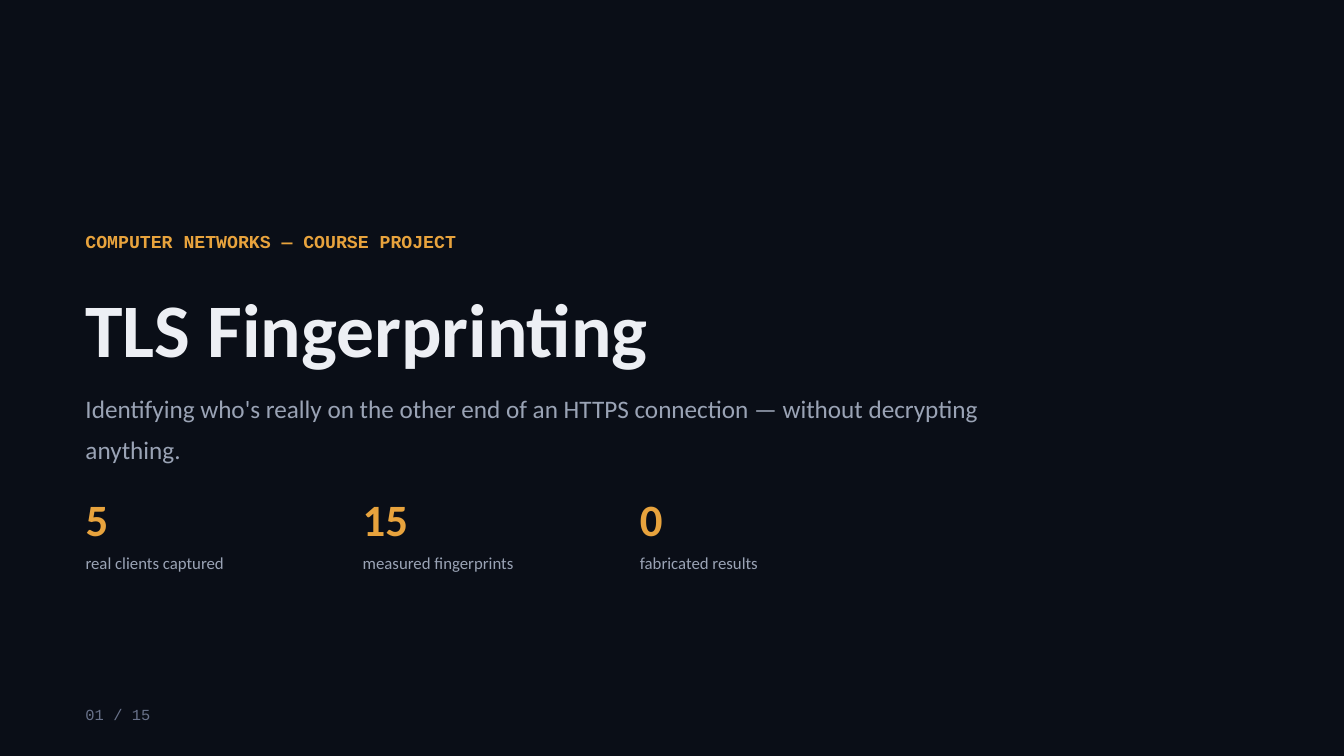
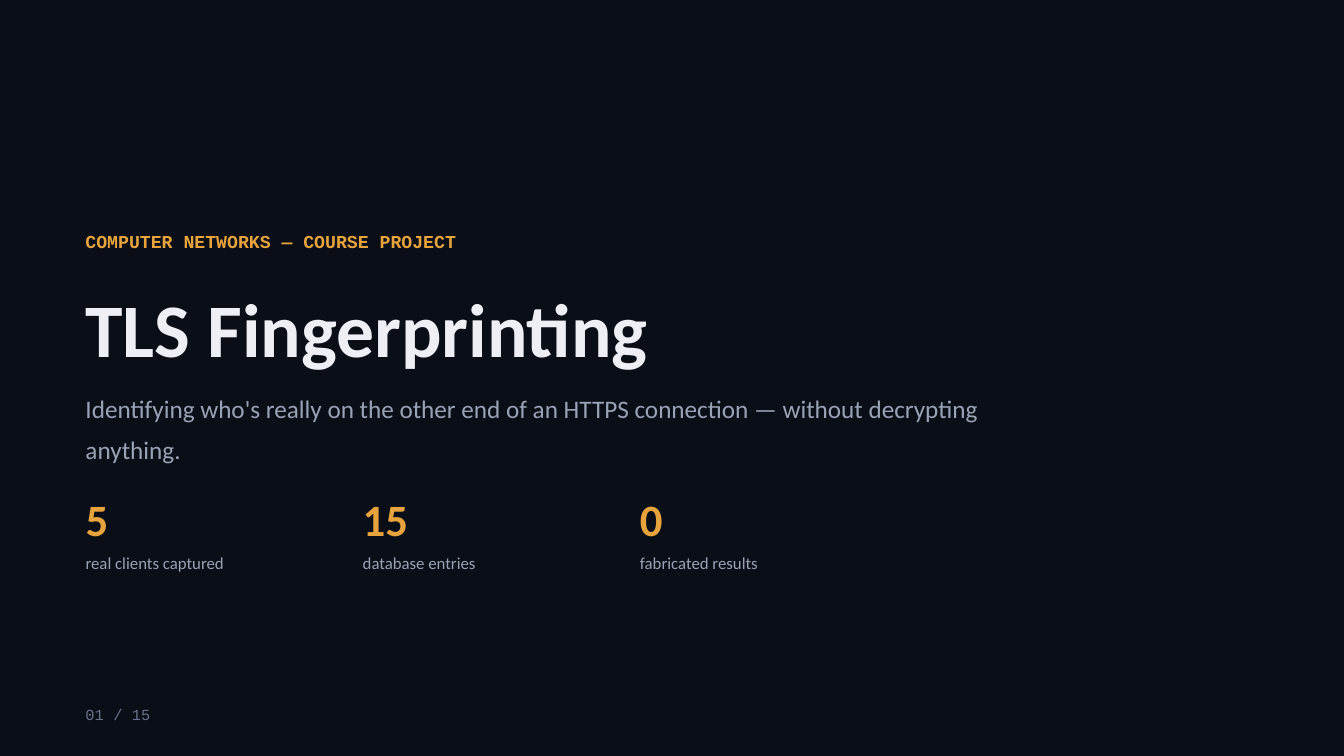
Before and after one commit to YashG1836/TLS_fingerprint_CN, a slide deck: slide 1 of TLS_Fingerprinting_Presentation.pptx. Drawn at 1344x756 pixels with LibreOffice and Linux fonts; fonts in the diff are those of the drawing. Boxes give left, top, right and bottom in pixels: in the first picture for what was removed or moved away, otherwise in the second. Text is boxed around its words. In the diff, an @@ line names an element or a change of style, - is before the commit and + after.

```diff
--- a/TLS_Fingerprinting_Presentation.pptx
+++ b/TLS_Fingerprinting_Presentation.pptx
@@ text at <box>363,557,475,569</box>: text changed @@
-measured fingerprints
+database entries
```
Also in this commit, not shown: 3 other slides changed, 3 other files.
